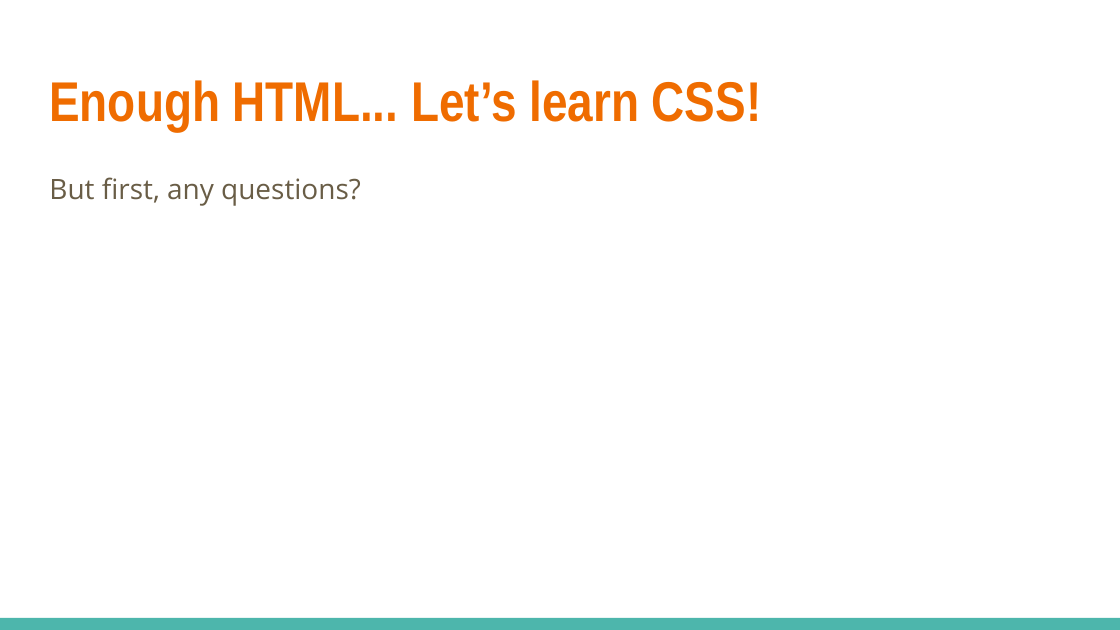
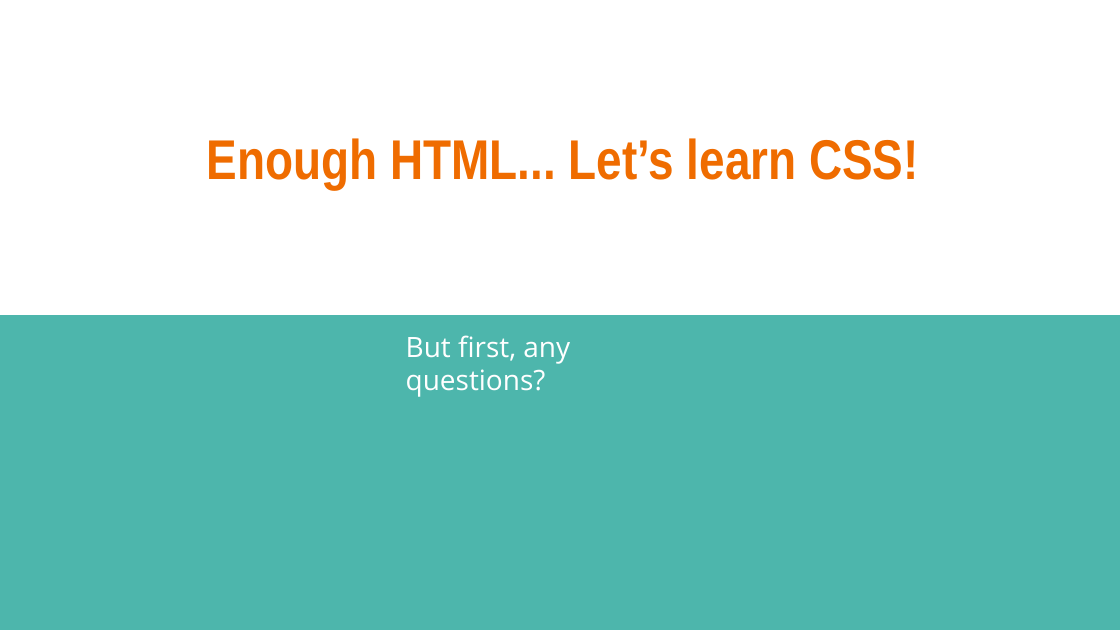
Before and after one commit to linkedin/high-school-trainee, a slide deck: slide 12 of Week_1/Lectures/1.3_HTML_and_CSS.pptx. Drawn at 1120x630 pixels with LibreOffice and Linux fonts; fonts in the diff are those of the drawing. Boxes give left, top, right and bottom in pixels: in the first picture for what was removed or moved away, otherwise in the second. Text is boxed around its words. In the diff, an @@ line names an element or a change of style, - is before the commit and + after.

```diff
--- a/Week_1/Lectures/1.3_HTML_and_CSS.pptx
+++ b/Week_1/Lectures/1.3_HTML_and_CSS.pptx
@@ title "Enough HTML... Let’s learn CSS!": place and size @@
-title "Enough HTML... Let’s learn CSS!" at [49, 80, 761, 131]
+title "Enough HTML... Let’s learn CSS!" at [207, 138, 918, 189]
@@ title "Enough HTML... Let’s learn CSS!" at [207, 138, 918, 189]: alignment left to centre; vertical alignment top to middle @@
@@ rectangle: place and size @@
-rectangle at [0, 618, 1120, 630]
+rectangle at [0, 315, 1120, 629]
@@ text "But first, any questions?": place and size @@
-text "But first, any questions?" at [49, 177, 361, 206]
+text "But first, any questions?" at [406, 335, 570, 397]
@@ text "But first, any questions?" at [406, 335, 570, 397]: text colour #695D46 to #FFFFFF; line spacing 1.15 to 1; less space between paragraphs @@
```
Also in this commit, not shown: 12 other slides changed, 2 slides added, 17 other files.
